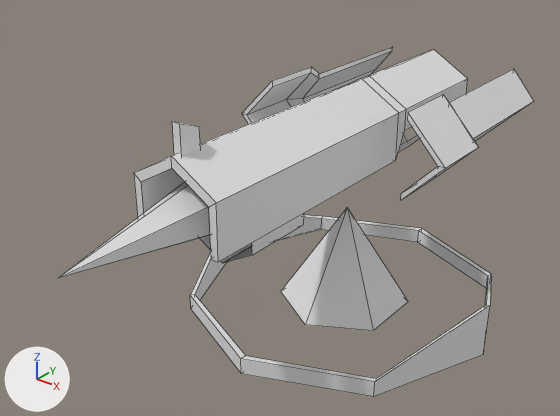
What one commit did to the FBX model Assets/GraphicData/Images/modeling/object/object_mortar.fbx.
Both versions are drawn from a camera (50 mm lens) standing at (0.571, -0.873, 0.659) and looking at (-0.031, -0.121, 0.192). The axes (+X, +Y, +Z) are drawn at lower left. The lights are the same throughout. Mesh edges are drawn as thin lines. Where no turn or scale is listed for an object, it has been applied to the vertices.

The scene before the commit, as lines of its bpy script (objects in view):
```python
me_cylinder_004 = bpy.data.meshes.new('Cylinder.004')
me_cylinder_004.from_pydata(...)  # 155 vertices, 142 faces; spans x -0.237..0.237, y -0.503..0.29, z -0.002..0.381
me_cylinder_004.materials.append(mat_material_000)  # white #e7e7e7
ob_cylinder_006 = bpy.data.objects.new('Cylinder.006', me_cylinder_004)
ob_cylinder_006.location = (0.0, 0.0, 0.002)
```
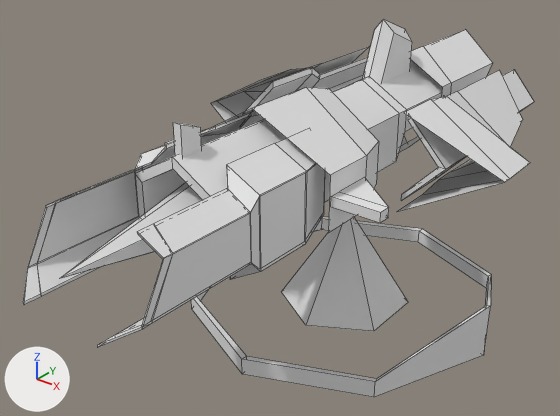
Diff of the bpy script that builds the scene:
```diff
--- a/Assets/GraphicData/Images/modeling/object/object_mortar.fbx.py
+++ b/Assets/GraphicData/Images/modeling/object/object_mortar.fbx.py
@@ me_cylinder_004 @@
 # used by ob_cylinder_006; location = (0.0, 0.0, 0.002)
-me_cylinder_004.from_pydata(...)  # 155 vertices, 142 faces; spans x -0.237..0.237, y -0.503..0.29, z -0.002..0.381
+me_cylinder_004.from_pydata(...)  # 343 vertices, 294 faces; spans x -0.244..0.244, y -0.511..0.336, z -0.002..0.422
+# me_cylinder_004 part 1
+# 146 vertices are added at x -0.244..0.244, y -0.511..0.336, z 0.195..0.422
+# 16 new vertices lie (0.0, 0.081, 0.0) away from vertices in x -0.092..0.092, y -0.31, z 0.195..0.338
+# 10 new vertices lie (0.0, 0.0, 0.013) away from vertices in x -0.172..0.172, y -0.197..-0.126, z 0.263
+# 8 new vertices lie (0.0, 0.021, 0.0) away from vertices in x -0.059..0.059, y -0.511..-0.45, z 0.22..0.318
+# 8 new vertices lie (0.0, 0.012, 0.0) away from vertices in x -0.09..0.09, y -0.482..-0.448, z 0.238..0.3
+# 152 new faces join them
 me_cylinder_004.materials.append(mat_material_000)
@@ ob_cylinder_006 @@
 ob_cylinder_006 = bpy.data.objects.new('Cylinder.006', me_cylinder_004)
-ob_cylinder_006.location = (0.0, 0.0, 0.002)
+ob_cylinder_006.location = (0.0, 0.002, 0.0)
```

Pixel boxes [x1, y1, x2, y2] of what changed, in the pictures (560 x 416 px):
'Cylinder.006', reshaped, moved (8% wider, 8% taller): before [59, 47, 534, 397]; after [23, 19, 534, 397]
part 1 of me_cylinder_004, added: after [23, 19, 530, 347]
